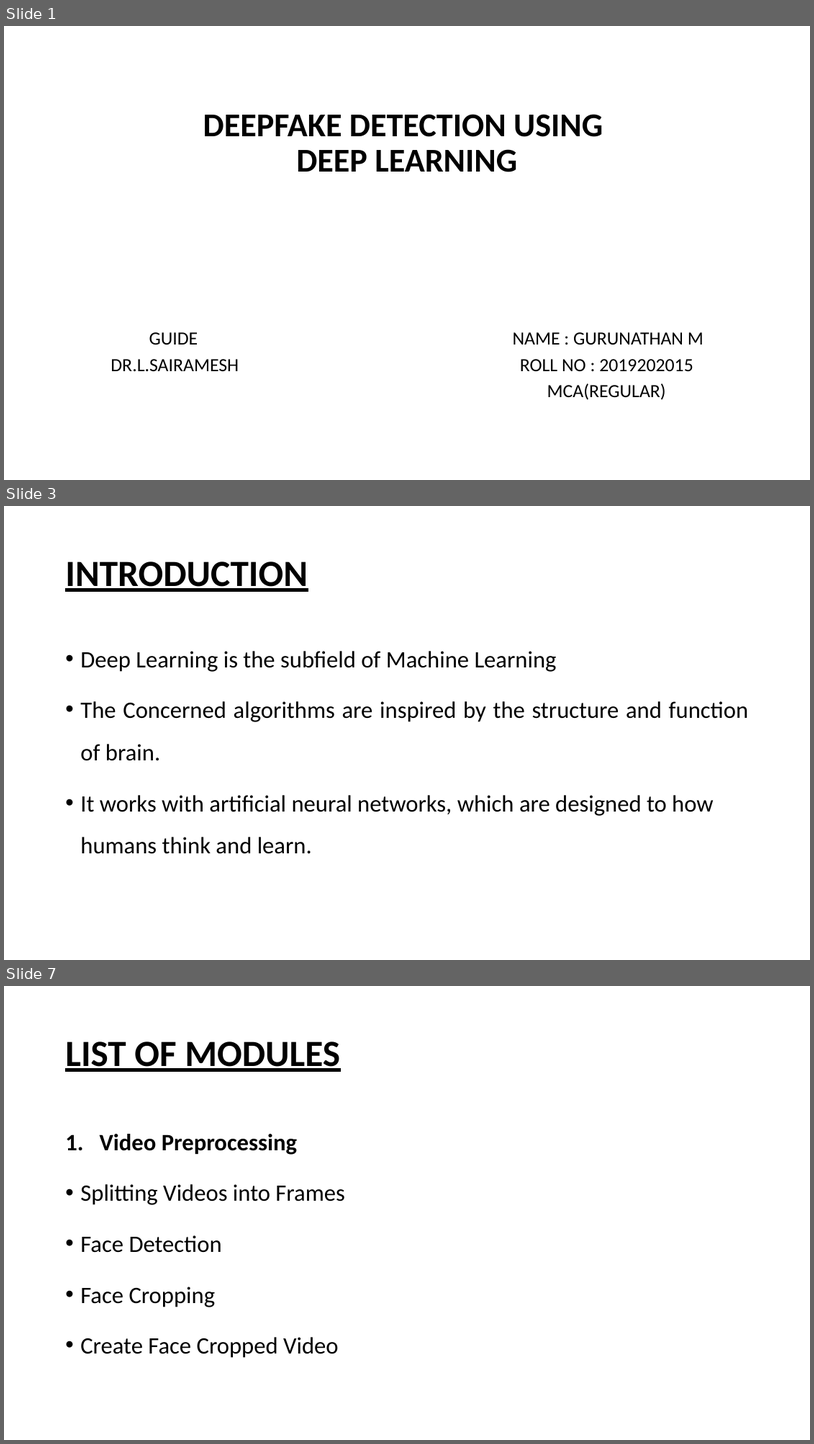
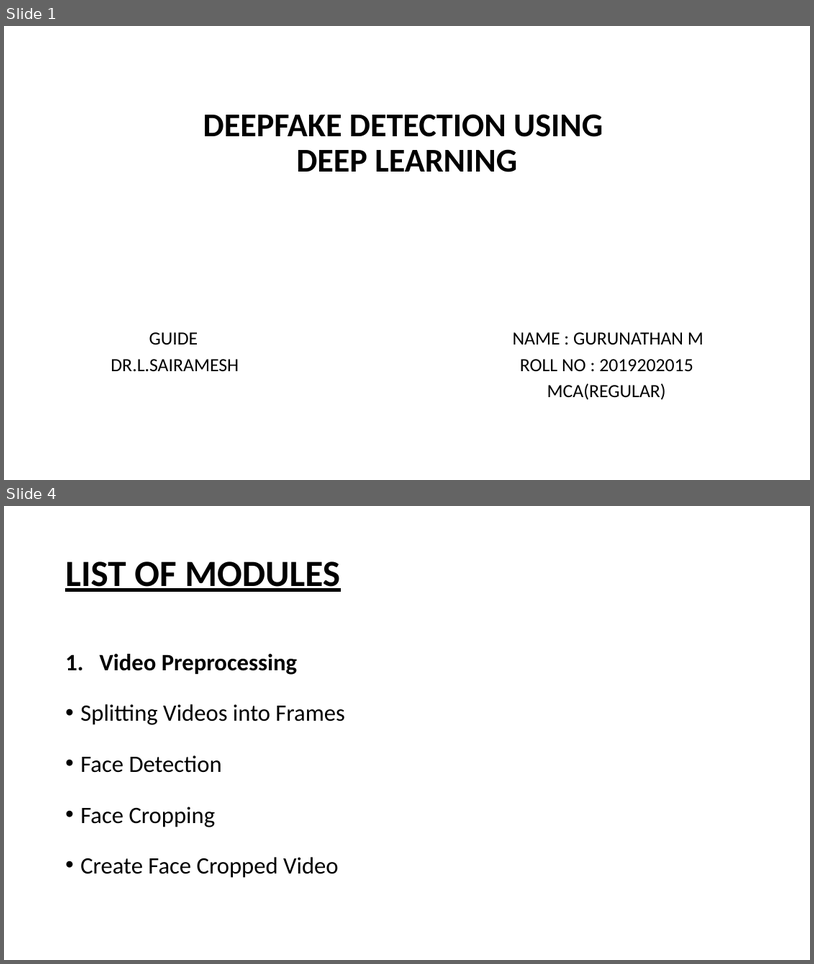
Before and after one commit to gurukms07/deepfakedetection, a slide deck: Second_Review/DEEPFAKE DETECTION2.pptx. Shown one above the other, each under a label of ours: slides 1, 3 and 7 before the commit, slides 1 and 4 after it; the slides between them are not shown. The pictures are 814x1444 and 814x964 pixels, drawn with LibreOffice and Linux fonts; fonts in the diff are those of the drawing. Boxes give left, top, right and bottom in pixels: in the first picture for what was removed or moved away, otherwise in the second. Text is boxed around its words. In the diff, an @@ line names an element or a change of style, - is before the commit and + after.

```diff
--- a/Second_Review/DEEPFAKE DETECTION2.pptx
+++ b/Second_Review/DEEPFAKE DETECTION2.pptx
@@ slide 3 removed at [4, 506, 810, 960], background #FFFFFF @@
@@ title removed at [65, 561, 308, 592] @@
-INTRODUCTION
@@ text removed at [80, 651, 749, 854] @@
-• Deep Learning is the subfield of Machine Learning
-• The Concerned algorithms are inspired by the structure and function of brain.
-• It works with artificial neural networks, which are designed to how humans think and learn.
@@ what was slide 7 is now slide 4 @@
```
Also in this commit, not shown: 8 slides changed, 2 slides added, 2 other slides removed.
